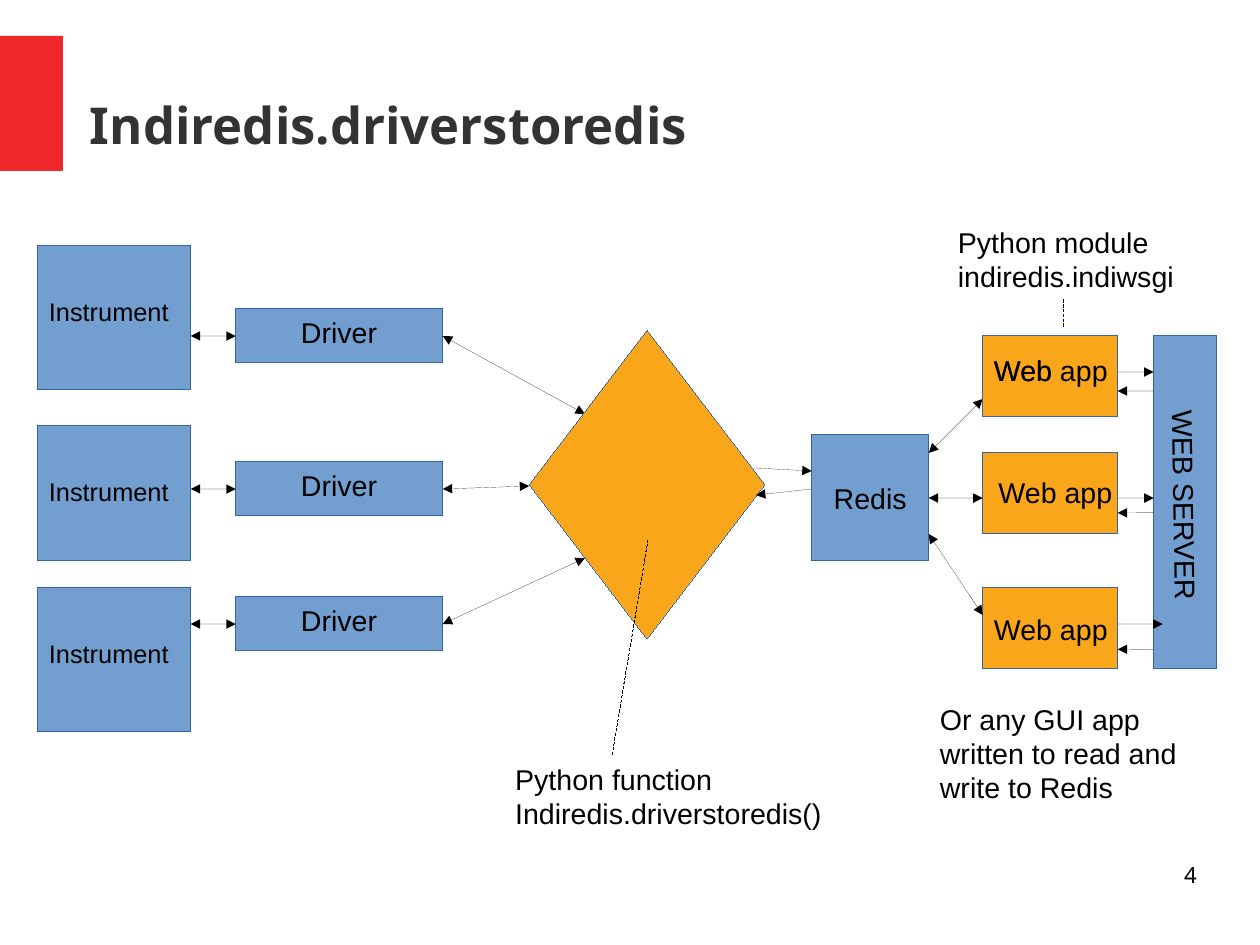
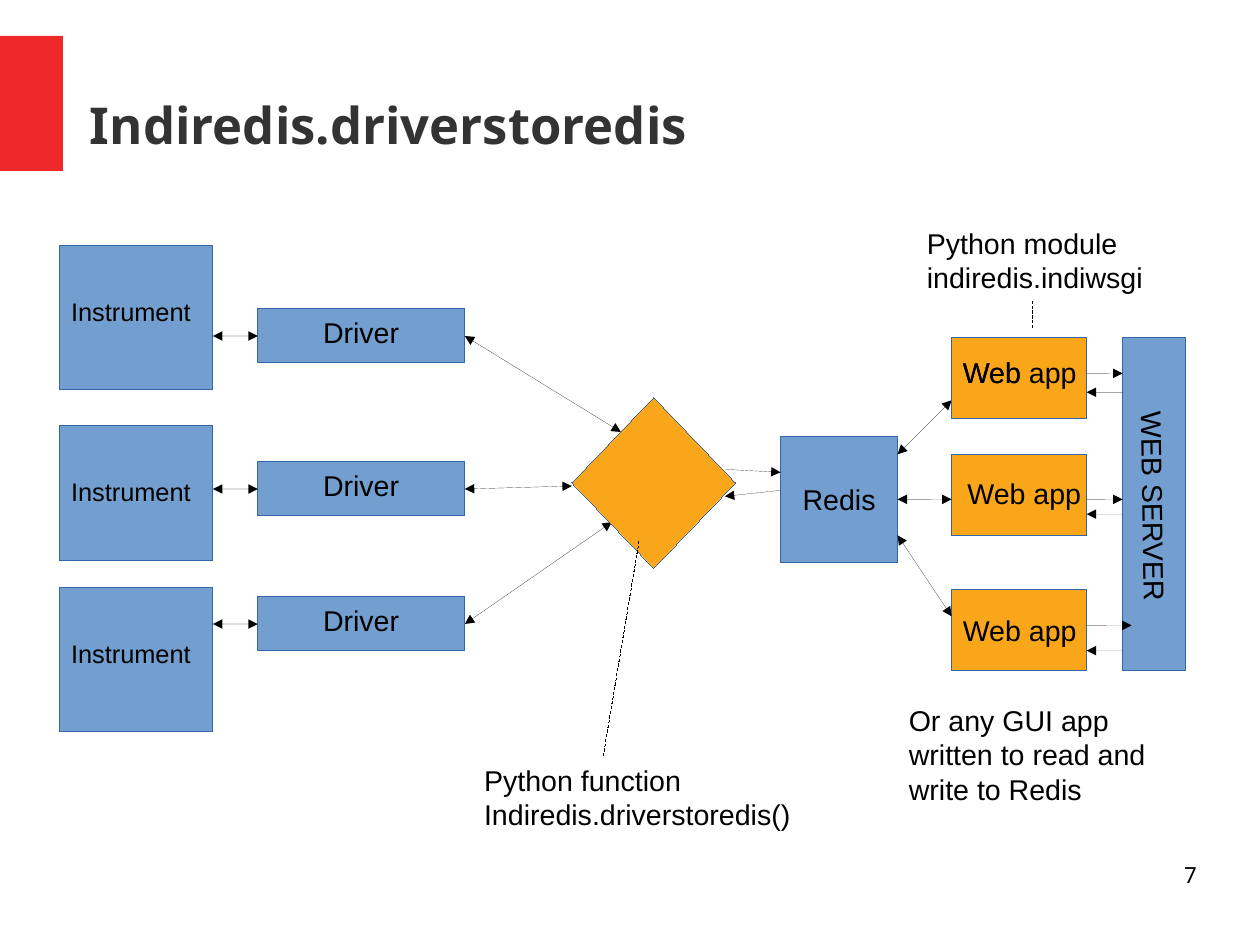
Before and after one commit to bernie-skipole/indi, a slide deck: slide 7 of indislides.odp (slide 4 before the commit). Drawn at 1260x945 pixels with LibreOffice and Linux fonts; fonts in the diff are those of the drawing. Boxes give left, top, right and bottom in pixels: in the first picture for what was removed or moved away, otherwise in the second. Text is boxed around its words. In the diff, an @@ line names an element or a change of style, - is before the commit and + after.

```diff
--- a/indislides.odp
+++ b/indislides.odp
@@ 8 texts, 8 arrows, 5 rectangles, 3 double arrows, 1 line: place and size @@
-8 texts, 8 arrows, 5 rectangles, 3 double arrows, 1 line at box(515, 232, 1217, 830)
+8 texts, 8 arrows, 5 rectangles, 3 double arrows, 1 line at box(484, 233, 1186, 831)
@@ double arrow moved from (442, 336) - (585, 414) to (465, 336) - (621, 432) @@
@@ diamond: place and size @@
-diamond at box(529, 330, 765, 639)
+diamond at box(572, 398, 735, 569)
@@ double arrow moved from (442, 489) - (529, 486) to (465, 489) - (572, 486) @@
@@ double arrow moved from (442, 624) - (585, 558) to (465, 624) - (612, 523) @@
@@ line moved from (648, 540) - (612, 756) to (639, 542) - (604, 758) @@
@@ 6 texts, 6 rectangles, 3 double arrows: place and size @@
-6 texts, 6 rectangles, 3 double arrows at box(38, 246, 442, 732)
+6 texts, 6 rectangles, 3 double arrows at box(59, 246, 465, 732)
@@ page number at box(1184, 867, 1197, 883): text changed @@
-4
+7
```
Also in this commit, not shown: 5 other slides changed, 1 slide added, 1 slide removed.
